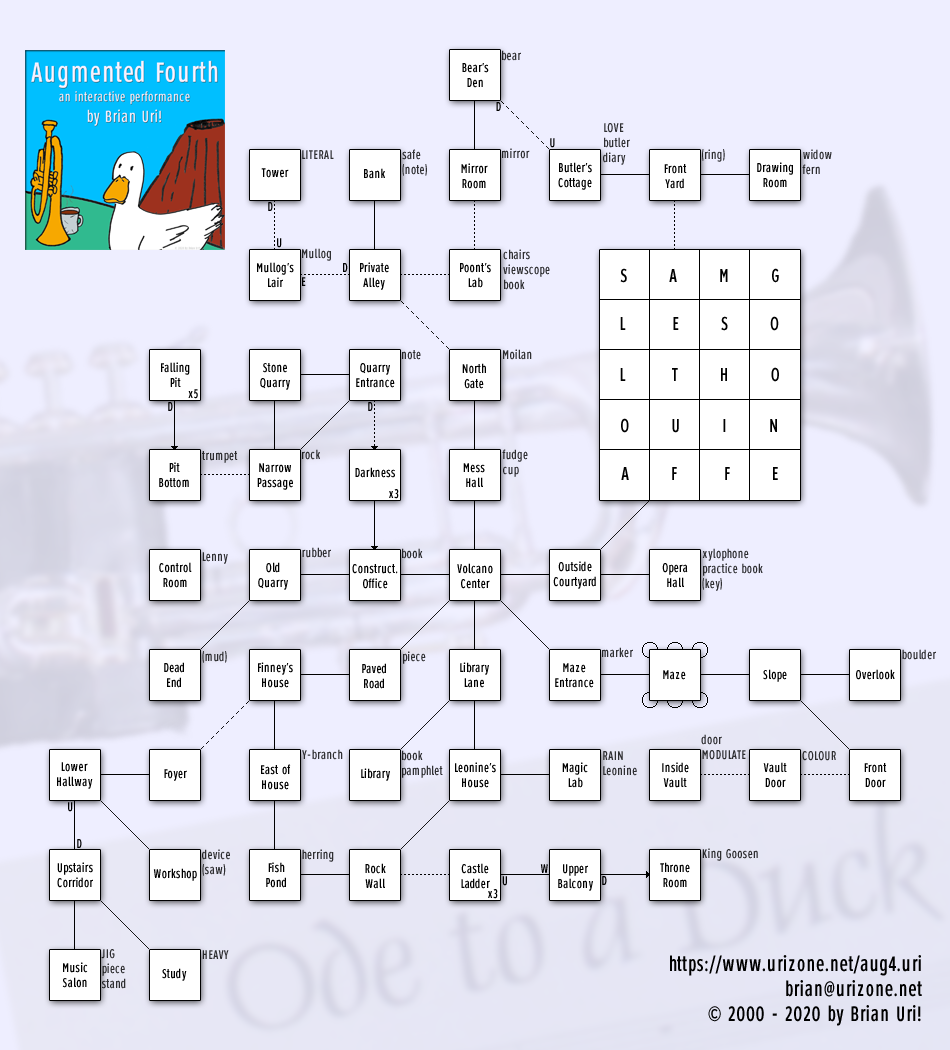
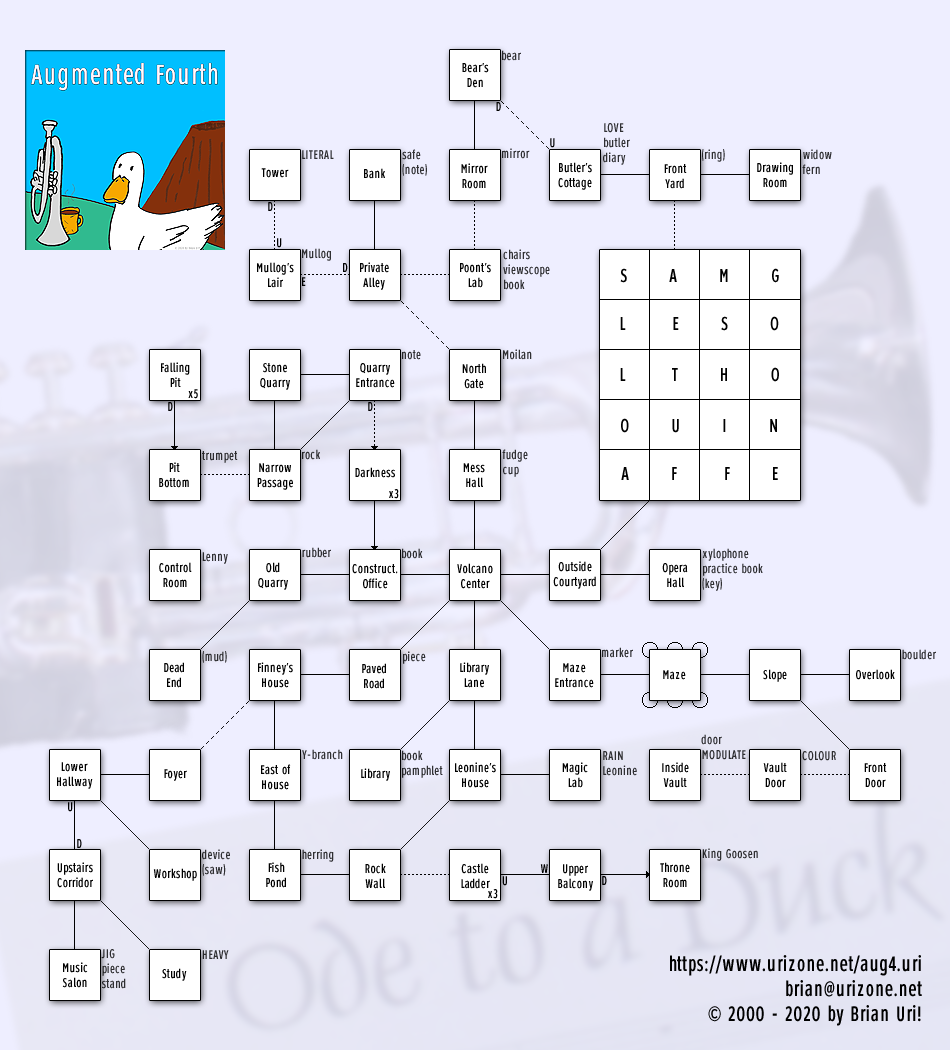
Revision of a layered 950px x 1050px image; what changed, layer by layer:
renamed "Layer 1" to "Cover Art", painted on it over [25, 50, 225, 250]
